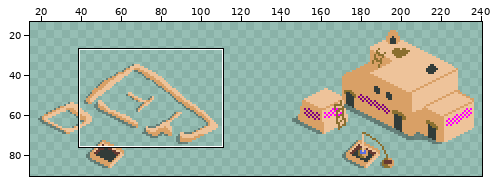
File history of a sprite sheet, Assets/Sprites/Buildings/Sumerian Village Center.png. Above, an overview of the earlier version with the close-up marked.
Close-up. Earlier state:
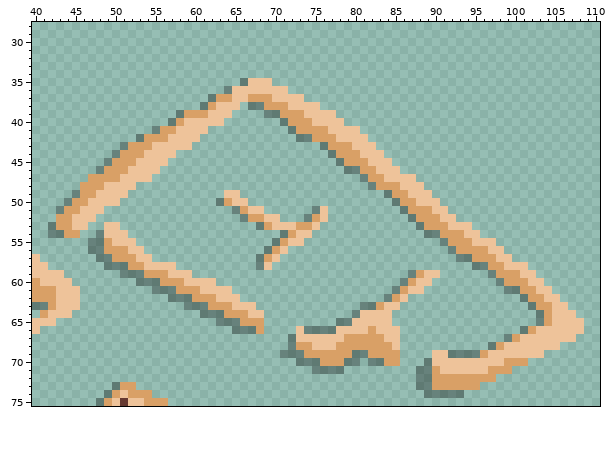
The file is 256x96 pixels. Shown: x 40..110, y 28..75. The wide view leaves out empty margins.
The same view after the edit:
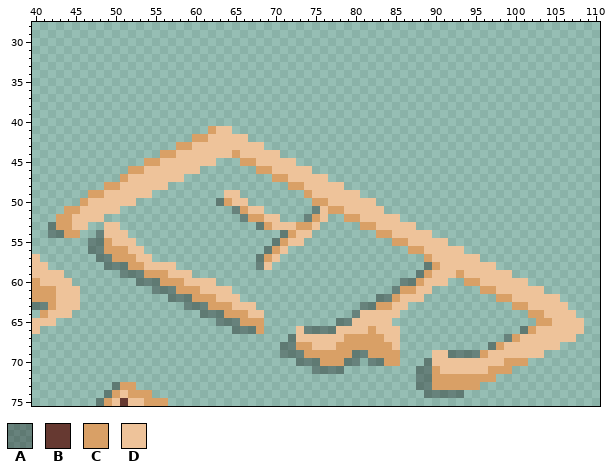
Palette (. is transparent): A #00000050  B #663931  C #d9a066  D #eec39a
Commit message: Imrproved Constructing art for Village Center
The edit:
@@ x 40..110 @@
 34 .......................................................................
-35 ..........................ADDD.........................................
-36 ........................ADDDDDDD.......................................
-37 ......................ACCDDCCCDDDD.....................................
-38 .....................ACDDD.AACCCDDDD...................................
-39 ..................ACCCDDD....AACCCDDDD.................................
-40 .................ACDDDDD.......ACCCDDDD................................
-41 ...............ACCDDDD..........ACCCCDDDD..............................
-42 .............ACCCDDDD............AACCCDDDD.............................
-43 ...........ACCCDDDDD................ACCCDDD............................
-44 ..........ACCCDDDD...................ACCCDDD...........................
-45 .........ACCCDDDD.....................ACCCDDD..........................
-46 ........ACCCDDDD.......................AACCDDD.........................
-47 .......CCCCDDDD..........................ACCDDDD.......................
-48 ......CCCDDDD.............................ACCCDDD......................
-49 .....ACCDDDD............DD..................ACCDDD.....................
-50 ....ACCDDDD............ACDD..................ACCDDD....................
-51 ...ACCDDD................ACDD......AD.........ACCCDD...................
-52 ...CCDDD..................ACCDD...ACD..........ACCCDD..................
-53 ..ACCDD..DD.................ACDDDCCD............ACCCDDD................
-54 ..AACC..ADDD...................ACDD..............AACCCDD...............
-55 .......AACDDD.................ACDD.................ACCCDDD.............
-56 .......AACCCDD...............ACD....................ACCCCDD............
-57 D.......AACCCDD.............ACD......................AACCCDD...........
-58 DD.......AAACCDDDD..........AD.........................AACCDDD.........
-59 DDDD.......AAACCCDDD...........................ACDD......ACCCDD........
-60 CDDDD........AAACCCDDDD.......................ACDD........ACCCDD.......
-61 CCCDDD.........AAACCCDDDD....................ACDD..........AACCDD......
-62 CCCDDD...........AAACCCDDD..................ACD..............ACCDD.....
-63 AACDDD.............AAACCCDDD.............AACDD................ACCDD....
-64 .CDDD................AAACCCDD...........ADDDD..................ACDDD...
-65 DDD....................AAACCC.........AADDDDD..................ACDDDD..
+35 .......................................................................
+36 .......................................................................
+37 .......................................................................
+38 .......................................................................
+39 .......................................................................
+40 .......................................................................
+41 ......................CDD..............................................
+42 ....................CCDDDDD............................................
+43 ..................CCDDDDDDDDD..........................................
+44 ................CCDDDDDDDCDDDDD........................................
+45 ..............CCDDDDDDD...CCDDDDD......................................
+46 ............CCDDDDDDD.......CCDDDDD....................................
+47 ...........CDDDDDDD...........CCDDDDD..................................
+48 .........CCDDDDDD...............CCDDDDD................................
+49 .......CCDDDDDD.........DD........CDDDDDD..............................
+50 ......CDDDDDD..........ACDD........CCDDDDDD............................
+51 ....CCDDDDD..............ACDD......ADCCDDDDD...........................
+52 ...CCDDDD.................ACCDD...ACD..CCDDDDD.........................
+53 ..ACCDD..DD.................ACDDDCCD.....CCDDDDD.......................
+54 ..AACC..ADDD...................ACDD........CCDDDDD.....................
+55 .......AACDDD.................ACDD...........CCDDDDD...................
+56 .......AACCCDD...............ACD...............CCDDDDD.................
+57 D.......AACCCDD.............ACD..................CDDDDDD...............
+58 DD.......AAACCDDDD..........AD...................ACDDDDDDD.............
+59 DDDD.......AAACCCDDD............................ACDDDCDDDDDD...........
+60 CDDDD........AAACCCDDDD.......................AACDDD..CCDDDDDD.........
+61 CCCDDD.........AAACCCDDDD....................ACCDD......CCDDDDDD.......
+62 CCCDDD...........AAACCCDDD.................AACDDD.........CCDDDDDD.....
+63 AACDDD.............AAACCCDDD.............AACCDD.............CCDDDDD....
+64 .CDDD................AAACCCDD...........ADDDDD................CCDDDD...
+65 DDD....................AAACCC.........AADDDDD..................CCDDDD..
 66 D........................AAAC....DAAAADDDDCDDD...............ACDDDDDD..
 67 ................................ADDDDDDCCCCCDD.............ACDDDDDDD...
-68 ................................ACCDDDCCCCCCCD...........ACDDDDDDD.....
+68 ...............................AACCDDDCCCCCCCD...........ACDDDDDDD.....
 69 ...............................AAACCCCCCAACCCC....DDAAAACDDDDDDD.......
